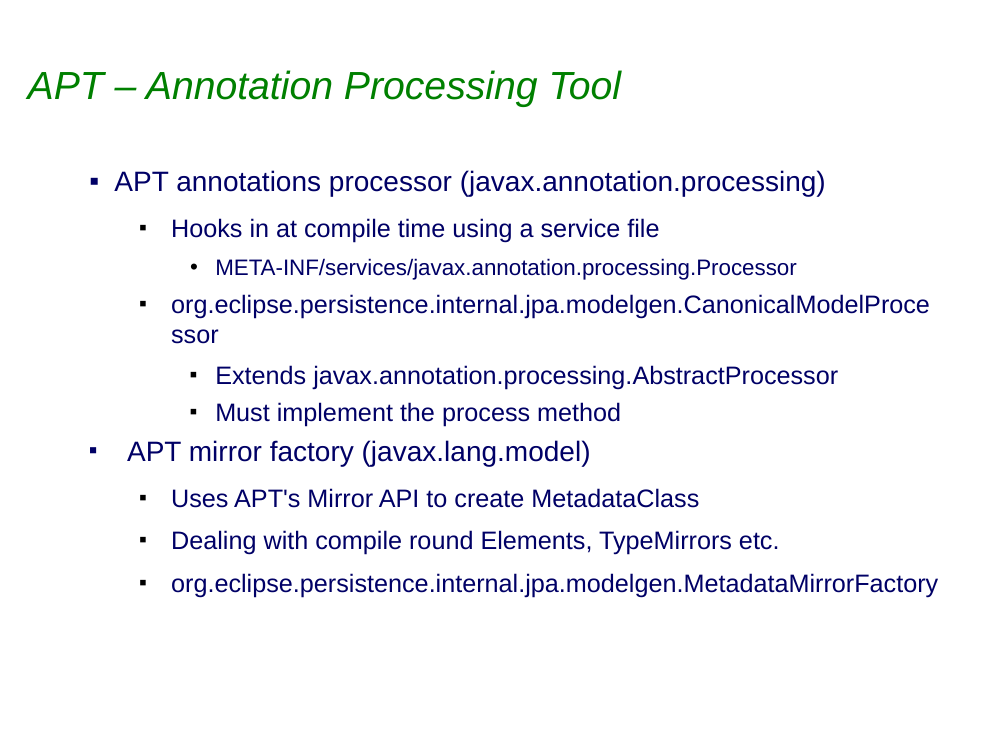
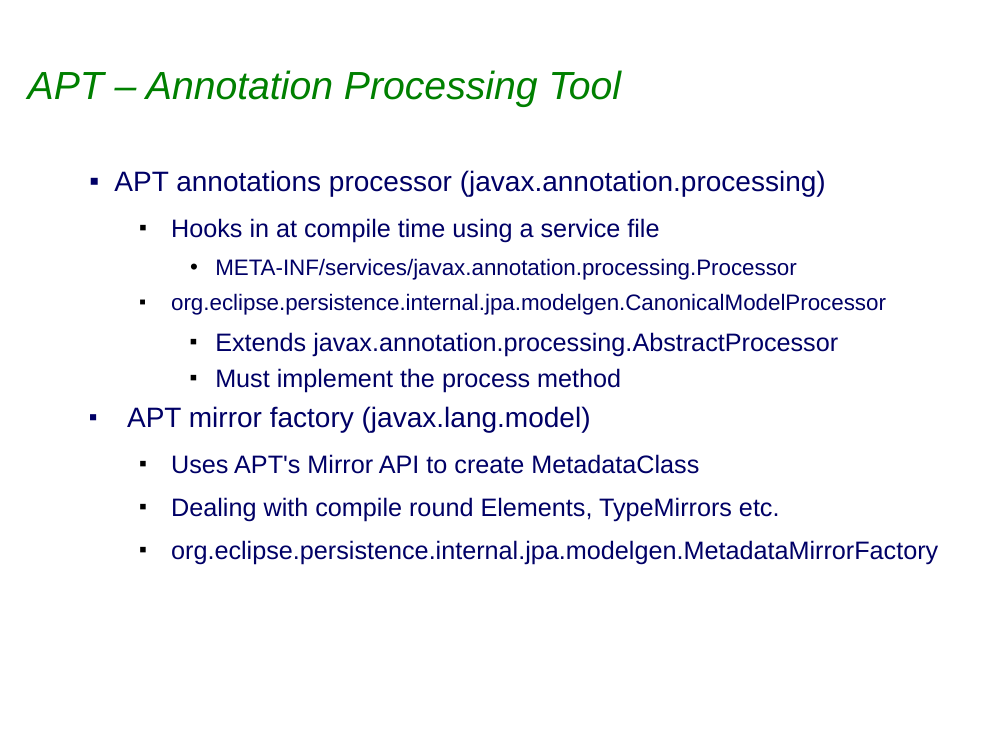
Before and after one commit to sabineheider/incubator, a slide deck: slide 2 of summit-2010/CanonicalModelGen.odp. Drawn at 1008x756 pixels with LibreOffice and Linux fonts; fonts in the diff are those of the drawing; background and template pictures are left out. Boxes give left, top, right and bottom in pixels: in the first picture for what was removed or moved away, otherwise in the second. Text is boxed around its words. In the diff, an @@ line names an element or a change of style, - is before the commit and + after.

```diff
--- a/summit-2010/CanonicalModelGen.odp
+++ b/summit-2010/CanonicalModelGen.odp
@@ text at bbox=[171, 293, 886, 315]: size 18 to 16 pt in "org.eclipse.persistence.internal.jpa.modelgen.CanonicalModel ..." @@
```
